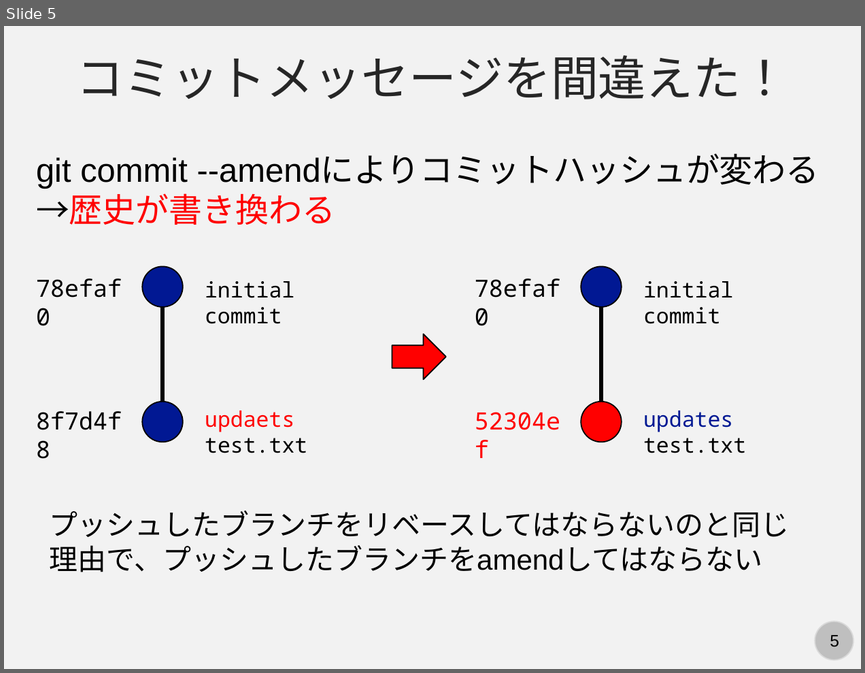
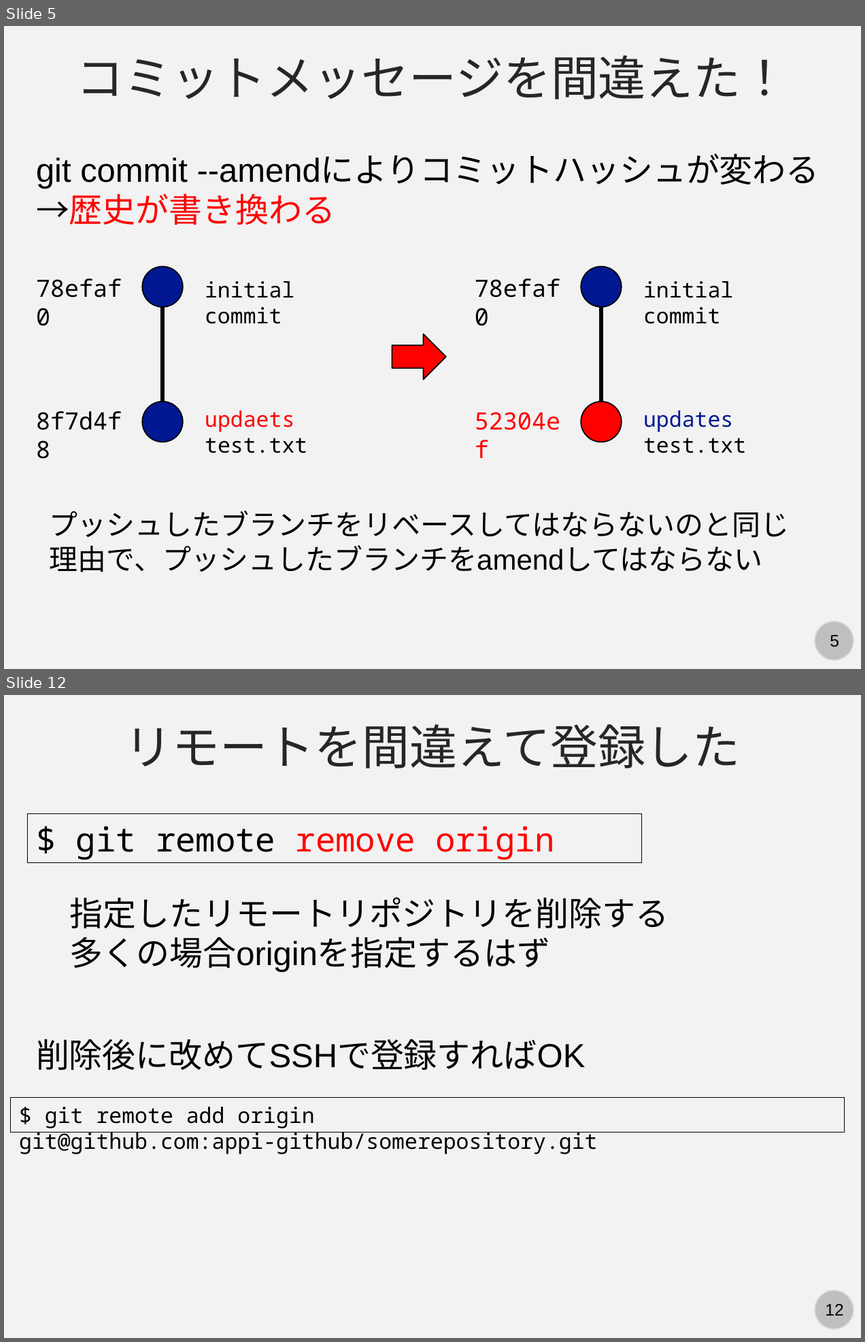
Before and after one commit to kaityo256/github, a slide deck: advanced/fig/slide.pptx. Shown one above the other, each under a label of ours: slide 5 before the commit, slides 5 and 12 after it; the slides between them are not shown. The pictures are 865x673 and 865x1342 pixels, drawn with LibreOffice and Linux fonts; fonts in the diff are those of the drawing. Boxes give left, top, right and bottom in pixels: in the first picture for what was removed or moved away, otherwise in the second. Text is boxed around its words. In the diff, an @@ line names an element or a change of style, - is before the commit and + after.

```diff
--- a/advanced/fig/slide.pptx
+++ b/advanced/fig/slide.pptx
@@ slide 12 added at (4, 695, 861, 1338), background #F2F2F2; not listed: 2 template elements that a slide beside it also shows @@
@@ text added at (124, 724, 740, 768), 40 pt, text #262626 @@
+リモートを間違えて登録した
@@ rectangle added at (28, 814, 643, 863), outline #000000 0.75 pt, 28 pt, text #FF0000 @@
+$ git remote remove origin
@@ text added at (70, 897, 669, 972), 28 pt, text #000000 @@
+指定したリモートリポジトリを削除する
+多くの場合originを指定するはず
@@ text added at (36, 1038, 585, 1070), 28 pt, text #000000 @@
+削除後に改めてSSHで登録すればOK
@@ rectangle added at (11, 1097, 844, 1131), outline #000000 0.75 pt, 18 pt, text #000000 @@
+$ git remote add origin git@github.com:appi-github/somerepository.git
```
Also in this commit, not shown: 2 slides changed, 29 other slides added, 1 other file.
